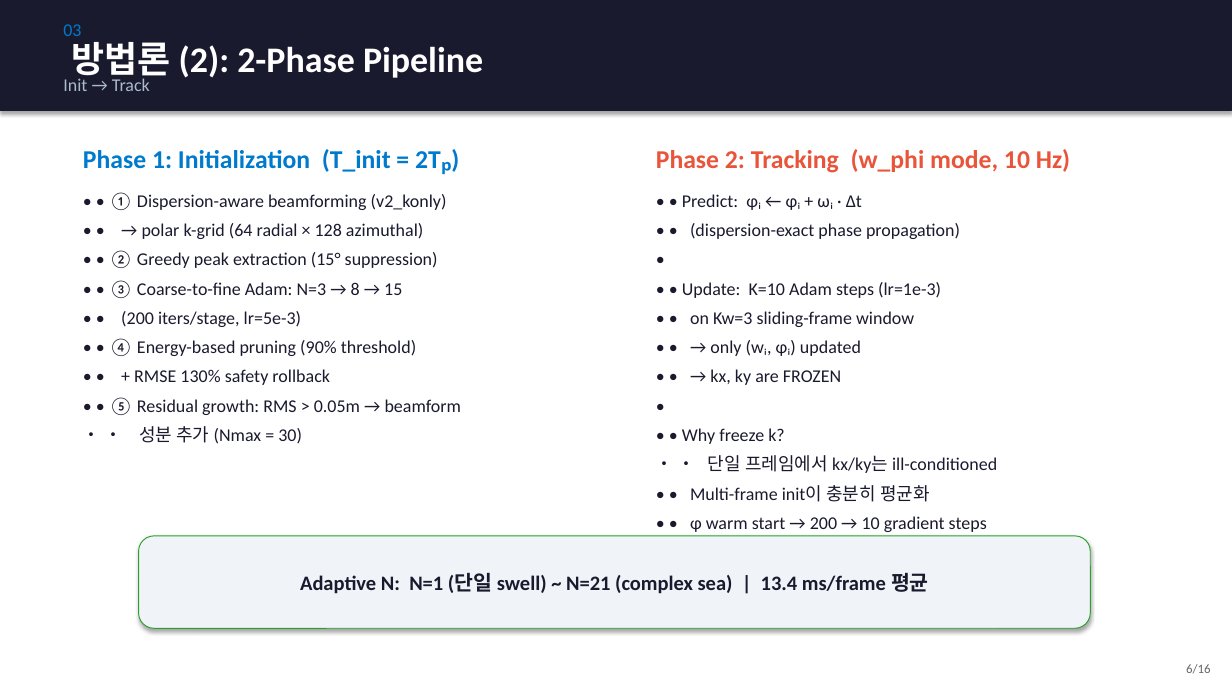
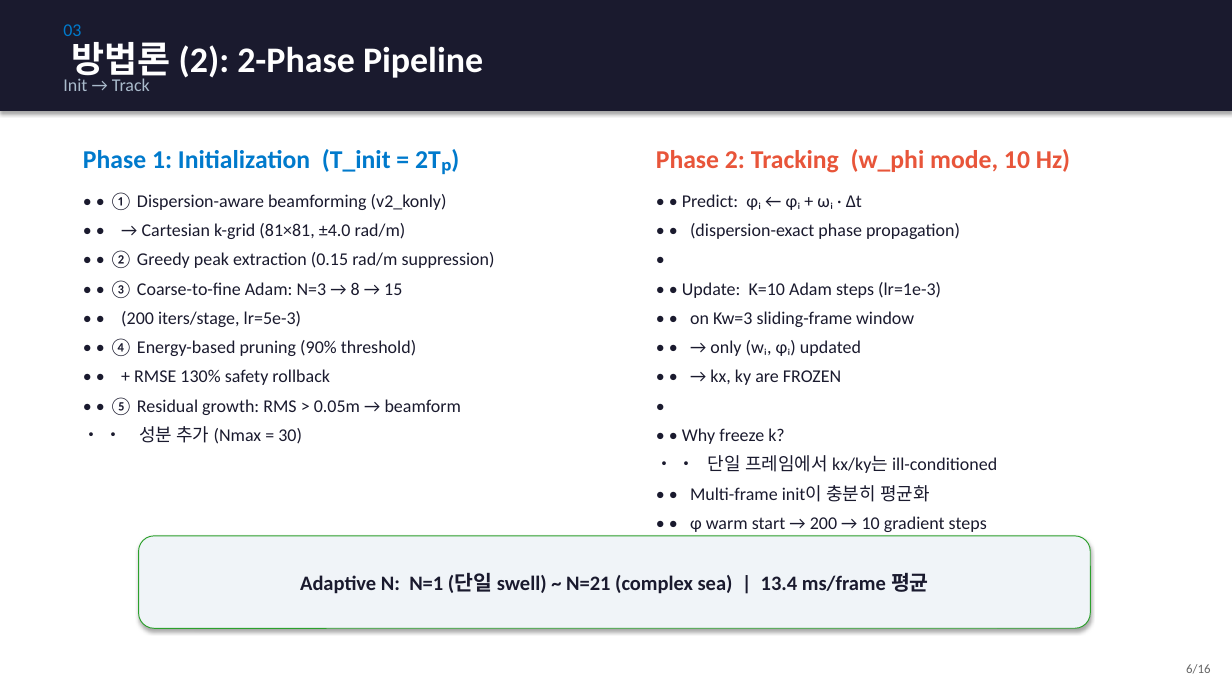
Before and after one commit to SAEYONGPARK94/wavesplat, a slide deck: slide 6 of wavesplat/docs/labmeeting_wavesplat.pptx. Drawn at 1232x693 pixels with LibreOffice and Linux fonts; fonts in the diff are those of the drawing. Boxes give left, top, right and bottom in pixels: in the first picture for what was removed or moved away, otherwise in the second. Text is boxed around its words. In the diff, an @@ line names an element or a change of style, - is before the commit and + after.

```diff
--- a/wavesplat/docs/labmeeting_wavesplat.pptx
+++ b/wavesplat/docs/labmeeting_wavesplat.pptx
@@ text at [109, 223, 495, 268]: text changed @@
-• • → polar k-grid (64 radial × 128 azimuthal)
-• • ② Greedy peak extraction (15° suppression)
+• • → Cartesian k-grid (81×81, ±4.0 rad/m)
+• • ② Greedy peak extraction (0.15 rad/m suppression)
```
Also in this commit, not shown: 2 other files.
